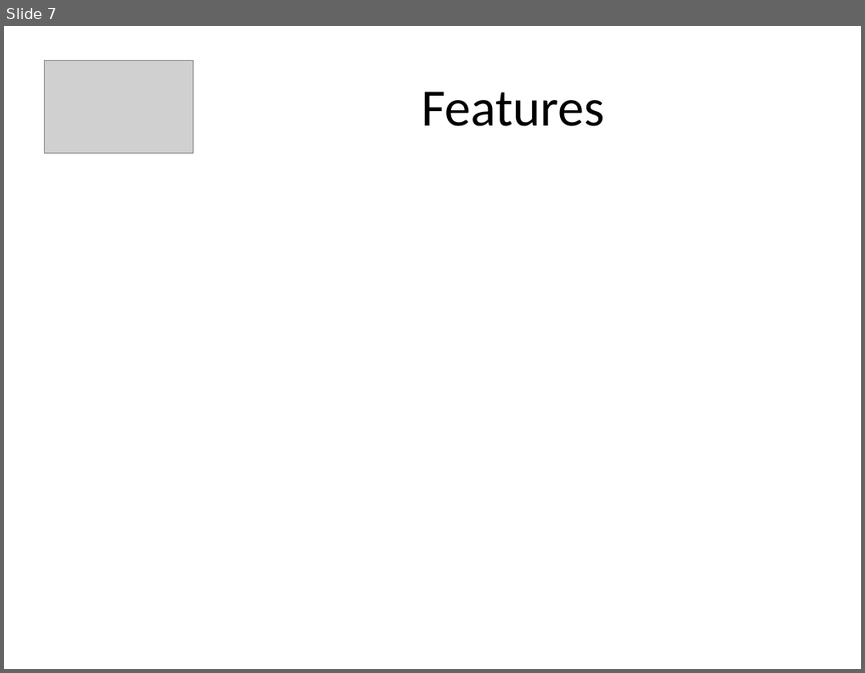
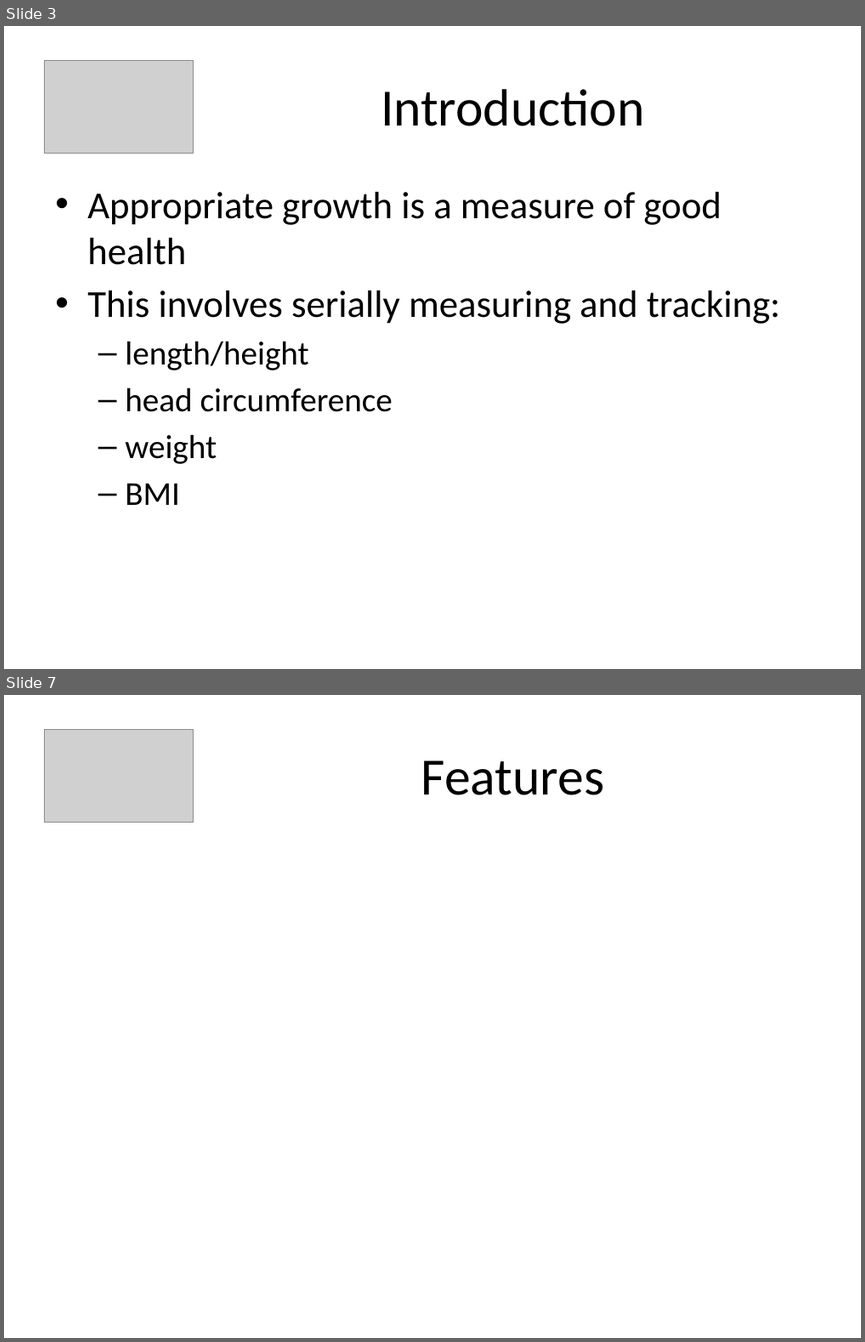
Before and after one commit to amanji/growthplot, a slide deck: PowerPoint Presentation/GrowthPlot_Presentation.pptx. Shown one above the other, each under a label of ours: slide 7 before the commit, slides 3 and 7 after it; the slides between them are not shown. The pictures are 865x673 and 865x1342 pixels, drawn with LibreOffice and Linux fonts; fonts in the diff are those of the drawing; grey boxes stand for pictures. Boxes give left, top, right and bottom in pixels: in the first picture for what was removed or moved away, otherwise in the second. Text is boxed around its words. In the diff, an @@ line names an element or a change of style, - is before the commit and + after.

```diff
--- a/PowerPoint Presentation/GrowthPlot_Presentation.pptx
+++ b/PowerPoint Presentation/GrowthPlot_Presentation.pptx
@@ slide 3 added at <box>4,26,861,669</box>, background #FFFFFF @@
@@ picture added at <box>44,60,193,153</box> @@
@@ title added at <box>381,89,645,126</box>, 44 pt, text #000000 @@
+Introduction
@@ text added at <box>87,192,780,505</box>, 32 pt, text #000000 @@
+• Appropriate growth is a measure of good health
+• This involves serially measuring and tracking:
+  – length/height
+  – head circumference
+  – weight
+  – BMI
```
Also in this commit, not shown: 2 slides changed, 4 other slides added, 4 slides removed.
